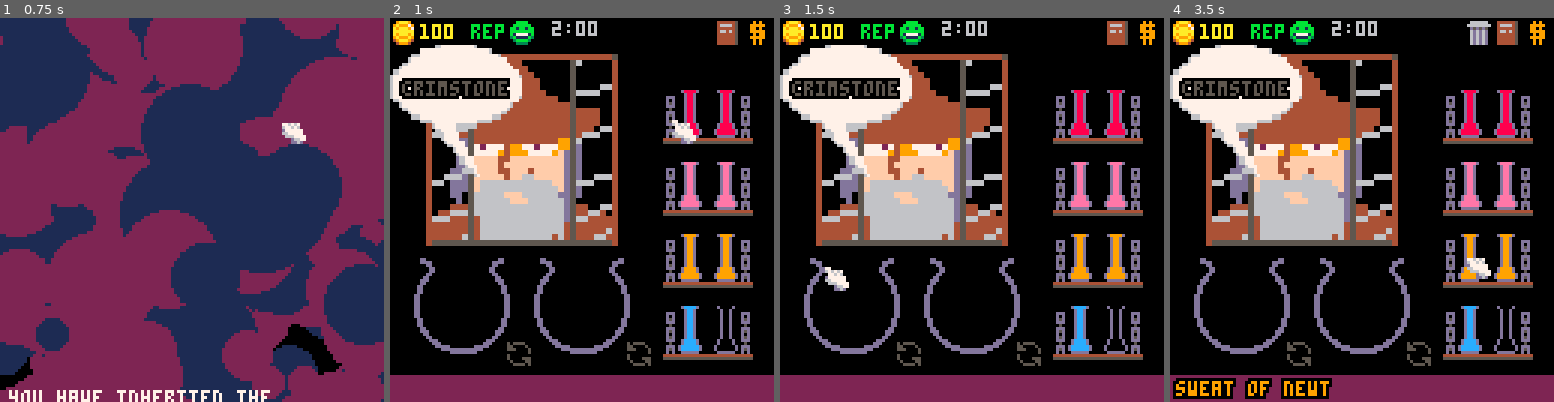
Above: before the commit, frames 1-4 (left to right).
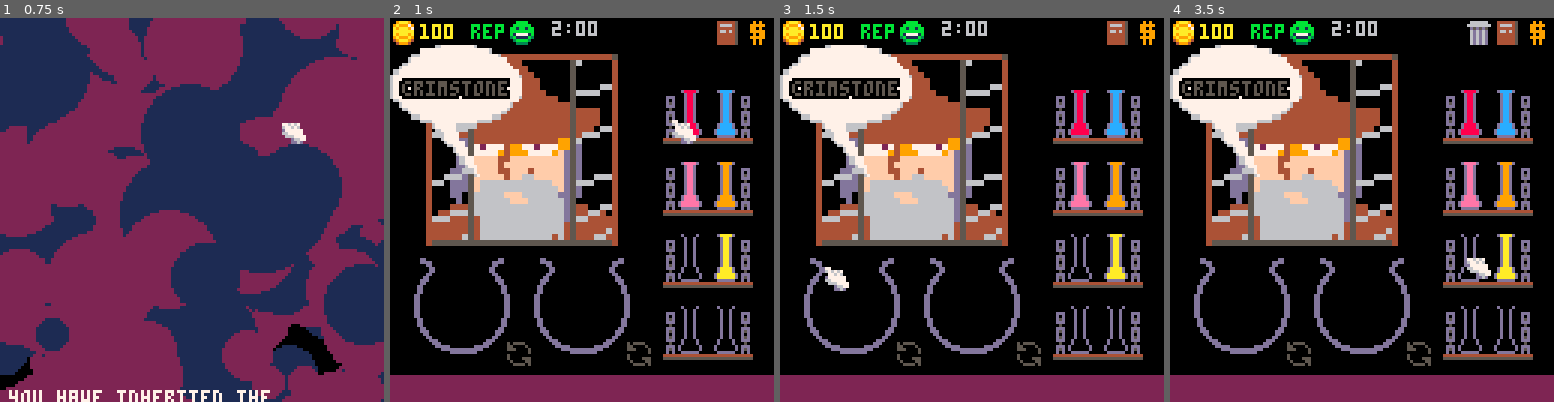
Above: after the commit, the same moments.

Repository: andbalch/cs4730_team_game
Game: PICO-8 cartridge potion.p8
Same seed, same stepped clock (60 frames per second), same inputs: the game is played once before the commit and once after it.
Inputs (mouse positions are in pixels of both pictures, inside the frame that each line leads up to):
- Up to frame 1 (0.75 s): tap X (X key) at 0.33 s; click (280, 121) at 0.67 s; tap O (Z key) at 0.7 s
- Up to frame 2 (1 s): no input
- Up to frame 3 (1.5 s): tap X (X key) at 1.07 s; click (826, 267) at 1.22 s
- Up to frame 4 (3.5 s): tap O (Z key) every 0.4 s from 1.7 to 3.3 s; click (1277, 114) at 1.77 s; tap X (X key) at 1.85, 2.97 s; click (1342, 259) at 2.32 s; click (1404, 106) at 2.87 s; click (1465, 256) at 3.42 s

Frame 1 is identical in both runs. In frame 2, 1.3% of the frame differs, in the area x 75-90%, y 18-87%; in frame 3, 1.3%; in frame 4, 3.2%, in the area x 0-90%, y 18-100%.

Commit message:
Prevents spores from moving out of vial

Diff:
--- a/potion.p8
+++ b/potion.p8
@@ -43,21 +43,21 @@
 00000000099999000000000000088000000880000880088000000000111111111666666666666661111111113b1111b39a1111a9491111992818818212000021
 000000000090900000000999000000000000000088808880000000001111111116666666666661611111111103bbbb3009aaaa90049999400288882001222210
 00000000009090000000999000088000000880008800880000000000111111111660066000666111111111110033330000999900004444000022220000111100
-00dd000000000000000000000000dd0000dd000000000000000000000000dd000d8888d00d8888d00deeeed00deeeed00d9999d00d9999d00dccccd00d0000d0
-00dddd00000000000000000000dddd0000dddd00000000000000000000dddd0000d88d0000d88d0000deed0000deed0000d99d0000d99d0000dccd0000d00d00
-0000dd00000000000000000000dd00000000dd00000000000000000000dd000000d88d0000d88d0000deed0000deed0000d99d0000d99d0000dccd0000d00d00
-00000dd000000000000000000dd0000000000dd000000000000000000dd0000000d88d0000d88d0000deed0000deed0000d99d0000d99d0000dccd0000d00d00
-00000dd000000000000000000dd0000000000dd000000000000000000dd0000000d88d0000d88d0000deed0000deed0000d99d0000d99d0000dccd0000d00d00
-0000dd00000000000000000000dd00000000dd00000000000000000000dd000000d88d0000d88d0000deed0000deed0000d99d0000d99d0000dccd0000d00d00
-000dd0000000000000000000000dd000000dd0000000000000000000000dd00000d88d0000d88d0000deed0000deed0000d99d0000d99d0000dccd0000d00d00
-00ddd0000000000000000000000ddd0000ddd0000000000000000000000ddd0000d88d0000d88d0000deed0000deed0000d99d0000d99d0000dccd0000d00d00
-00dd000000000000000000000000dd0000dd000000000000000000000000dd0000d88d0000d88d0000deed0000deed0000d99d0000d99d0000dccd0000d00d00
-0dd00000000000000000000000000dd00dd00000000000000000000000000dd000d88d0000d88d0000deed0000deed0000d99d0000d99d0000dccd0000d00d00
-0dd00000000000000000000000000dd00dd00000000000000000000000000dd000d88d0000d88d0000deed0000deed0000d99d0000d99d0000dccd0000d00d00
-0dd00000000000000000000000000dd00dd00000000000000000000000000dd00d8888d00d8888d00deeeed00deeeed00d9999d00d9999d00dccccd00d0000d0
-dd0000000000000000000000000000dddd0000000000000000000000000000dd0d8888d00d8888d00deeeed00deeeed00d9999d00d9999d00dccccd00d0000d0
-dd0000000000000000000000000000dddd0000000000000000000000000000ddd888888dd888888ddeeeeeeddeeeeeedd999999dd999999ddccccccdd000000d
-dd0000000000000000000000000000dddd0000000000000000000000000000ddd888888dd888888ddeeeeeeddeeeeeedd999999dd999999ddccccccdd000000d
+00dd000000000000000000000000dd0000dd000000000000000000000000dd000d8888d00dccccd00deeeed00d9999d00d0000d00daaaad00d0000d00d0000d0
+00dddd00000000000000000000dddd0000dddd00000000000000000000dddd0000d88d0000dccd0000deed0000d99d0000d00d0000daad0000d00d0000d00d00
+0000dd00000000000000000000dd00000000dd00000000000000000000dd000000d88d0000dccd0000deed0000d99d0000d00d0000daad0000d00d0000d00d00
+00000dd000000000000000000dd0000000000dd000000000000000000dd0000000d88d0000dccd0000deed0000d99d0000d00d0000daad0000d00d0000d00d00
+00000dd000000000000000000dd0000000000dd000000000000000000dd0000000d88d0000dccd0000deed0000d99d0000d00d0000daad0000d00d0000d00d00
+0000dd00000000000000000000dd00000000dd00000000000000000000dd000000d88d0000dccd0000deed0000d99d0000d00d0000daad0000d00d0000d00d00
+000dd0000000000000000000000dd000000dd0000000000000000000000dd00000d88d0000dccd0000deed0000d99d0000d00d0000daad0000d00d0000d00d00
+00ddd0000000000000000000000ddd0000ddd0000000000000000000000ddd0000d88d0000dccd0000deed0000d99d0000d00d0000daad0000d00d0000d00d00
+00dd000000000000000000000000dd0000dd000000000000000000000000dd0000d88d0000dccd0000deed0000d99d0000d00d0000daad0000d00d0000d00d00
+0dd00000000000000000000000000dd00dd00000000000000000000000000dd000d88d0000dccd0000deed0000d99d0000d00d0000daad0000d00d0000d00d00
+0dd00000000000000000000000000dd00dd00000000000000000000000000dd000d88d0000dccd0000deed0000d99d0000d00d0000daad0000d00d0000d00d00
+0dd00000000000000000000000000dd00dd00000000000000000000000000dd00d8888d00dccccd00deeeed00d9999d00d0000d00daaaad00d0000d00d0000d0
+dd0000000000000000000000000000dddd0000000000000000000000000000dd0d8888d00dccccd00deeeed00d9999d00d0000d00daaaad00d0000d00d0000d0
+dd0000000000000000000000000000dddd0000000000000000000000000000ddd888888ddccccccddeeeeeedd999999dd000000ddaaaaaadd000000dd000000d
+dd0000000000000000000000000000dddd0000000000000000000000000000ddd888888ddccccccddeeeeeedd999999dd000000ddaaaaaadd000000dd000000d
 dd0000000000000000000000000000dddd0000000000000000000000000000dd0dddddd00dddddd00dddddd00dddddd00dddddd00dddddd00dddddd00dddddd0
 dd0000000000000000000000000000dddd0000000000000000000000000000dd0000000000000000000000000000000000000000000000000000000000000000
 dd0000000000000000000000000000dddd0000000000000000000000000000dd0000000000000000000000000000000000000000000000000000000000000000
--- a/simulation.lua
+++ b/simulation.lua
@@ -146,7 +146,8 @@
 						if c==10 then
 							if s.r > 7 then
 								local dx=-1+flr(rnd(3))
-								local dy=1+(-1*flr(rnd(2)))
+								local dy=-1+flr(rnd(3))
+								if y+dy<0 then dy=-dy end
 								local m=s:perm(x,y,x,y+dy) and s:try(x,y,x+dx,y+dy)
 							end
 						-- Random jumping for miasma.
